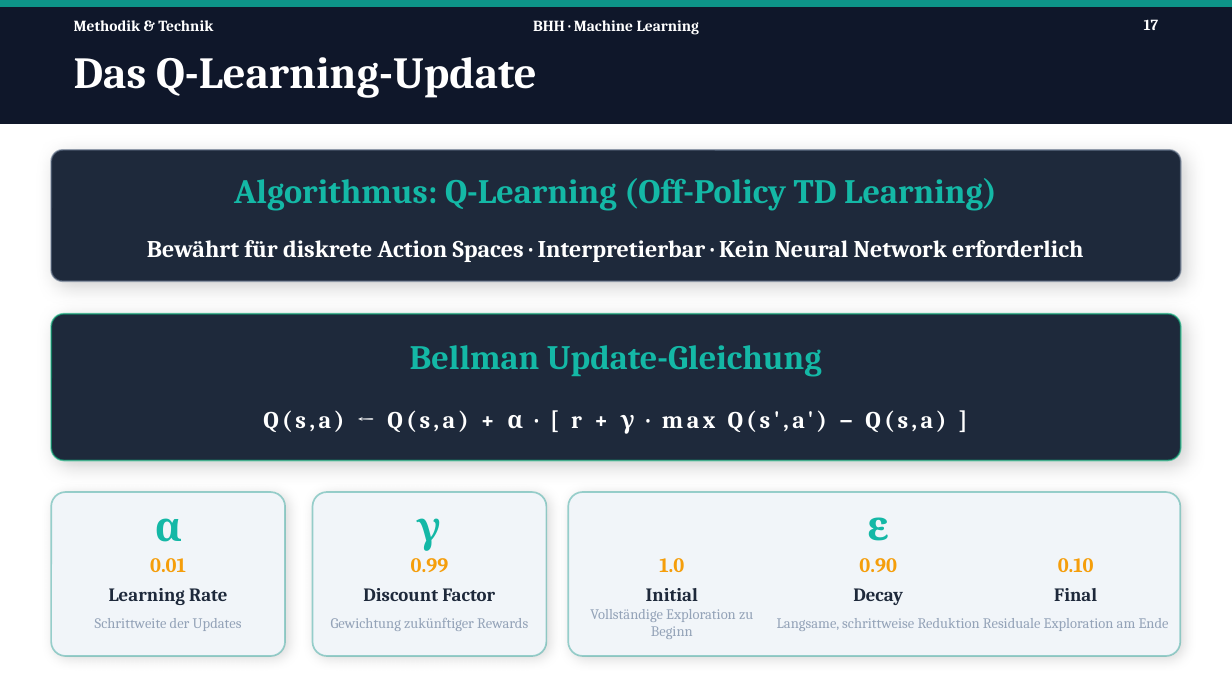
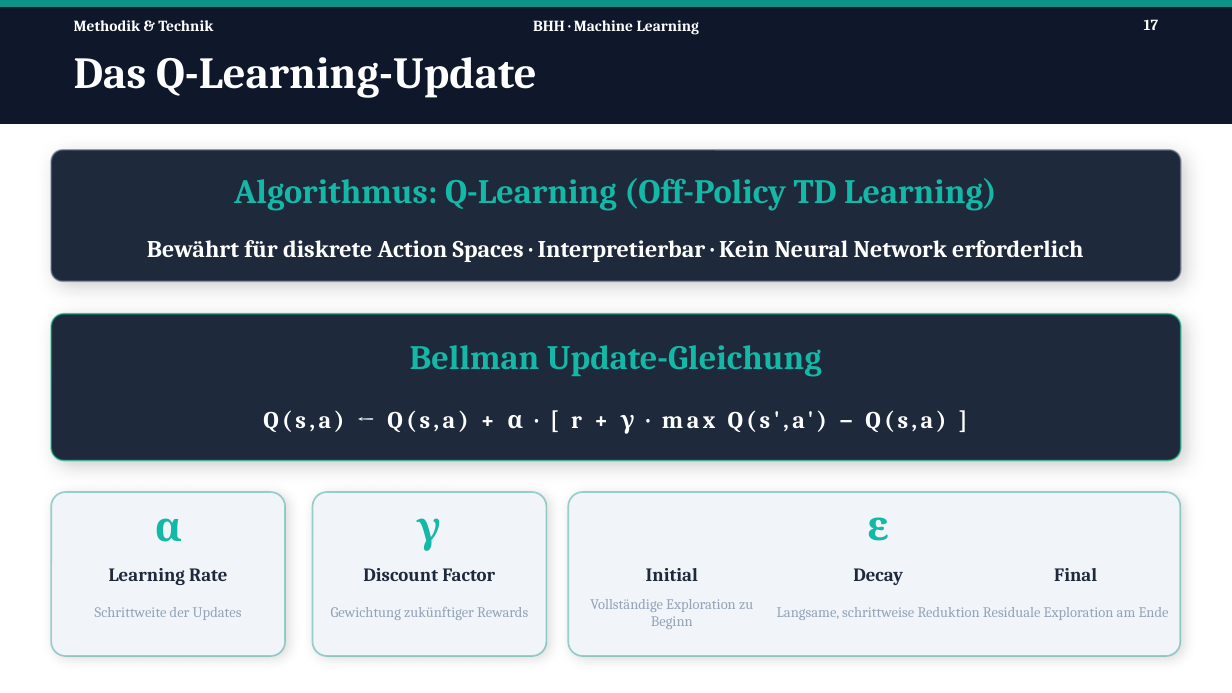
Before and after one commit to Tom-N-M/ml-blackjack, a slide deck: slide 17 of Präsi/PP_v2.pptx. Drawn at 1232x693 pixels with LibreOffice and Linux fonts; fonts in the diff are those of the drawing. Boxes give left, top, right and bottom in pixels: in the first picture for what was removed or moved away, otherwise in the second. Text is boxed around its words. In the diff, an @@ line names an element or a change of style, - is before the commit and + after.

```diff
--- a/Präsi/PP_v2.pptx
+++ b/Präsi/PP_v2.pptx
@@ text removed at [150,558,186,572] @@
-0.01
@@ text removed at [411,558,449,572] @@
-0.99
@@ text removed at [659,558,684,572] @@
-1.0
@@ text removed at [859,558,897,572] @@
-0.90
@@ 5 texts: place and size @@
-5 texts at [109,588,1097,605]
+5 texts at [109,568,1097,585]
@@ text removed at [1058,558,1094,572] @@
-0.10
@@ 5 texts: place and size @@
-5 texts at [95,609,1169,639]
+5 texts at [95,599,1169,629]
```
Also in this commit, not shown: 2 other slides changed.
